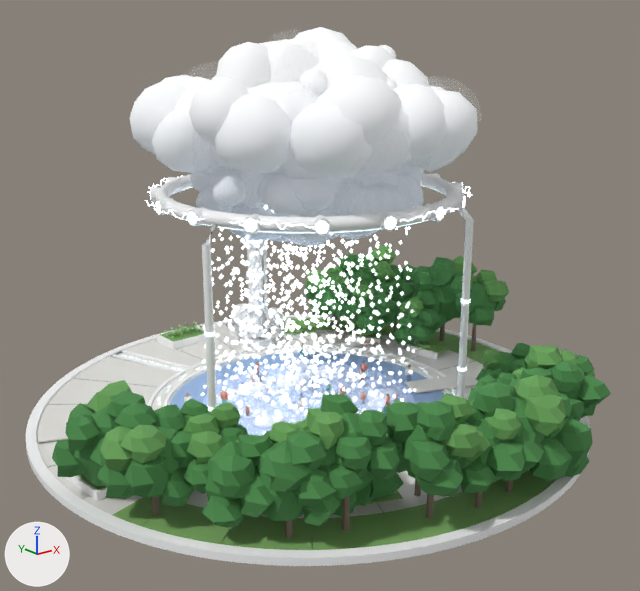
The Blender file asset/models/q05c-snow-cloud-2127/q05c-snow-cloud-2127.blend, before and after one commit.
One viewpoint serves both versions: a 50 mm camera at (-45.0, -57.8, 33.4) aimed at (0.0, -1.5, 10.9). Lighting does not change. The marker at lower left points along +X, +Y and +Z. The picture after the commit comes second.

The first picture shows 'q05c_cloud', 'q05c_crown', 'q05c_crown_l', 'q05c_fog', 'q05c_frost', 'q05c_haze', 'q05c_lawn', 'q05c_pipe', 'q05c_plinth', 'q05c_snow_a', 'q05c_snow_b', 'q05c_snow_c' and 18 more.
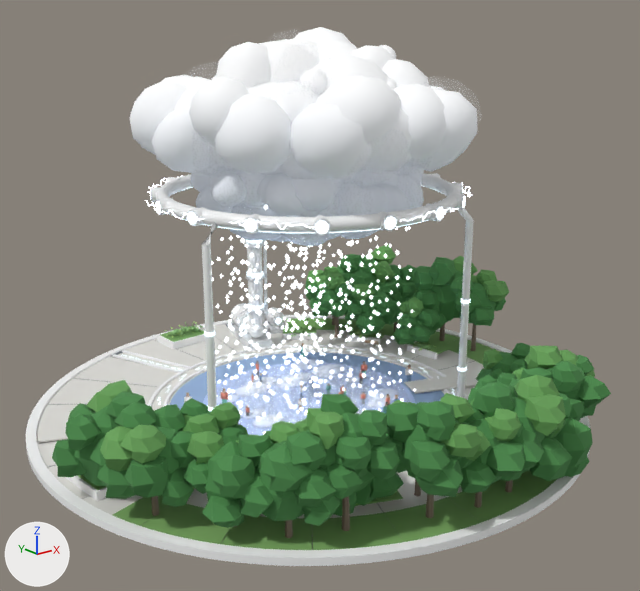
Changed parts and their boxes [x1, y1, x2, y2] in the pictures (640 x 591 px):
'q05c_snow_a', reshaped (13% narrower)
    before: [201, 205, 412, 435]
    after: [218, 205, 402, 435]
'q05c_snow_b', reshaped (10% narrower)
    before: [203, 226, 416, 423]
    after: [224, 226, 416, 423]
part 1 of me_q05c_snow_a, deleted
    before: [201, 210, 412, 406]
part 2 of me_q05c_snow_b, deleted
    before: [203, 234, 411, 421]
part 3 of me_q05c_snow_c, deleted
    before: [217, 228, 407, 413]

The change, as a list of edits to the scene's bpy script:
```text
Change me_q05c_snow_a:
    used by ob_q05c_snow_a; parent = ob_q05c_snow_cloud; location = (0.0, 0.0, 0.0)
    remove me_q05c_snow_a.from_pydata(...)  # 3174 vertices, 4232 faces; spans x -8.5..9.4, y -9.0..9.2, z -3.3..20.2
    add me_q05c_snow_a.from_pydata(...)  # 1626 vertices, 2168 faces; spans x -8.5..8.8, y -8.0..8.9, z -3.3..20.1
    me_q05c_snow_a part 1: 258 loose pieces with 1548 vertices, spanning x -8.4..9.4, y -9.0..9.2, z -3.2..20.2, are deleted
Change me_q05c_snow_b:
    used by ob_q05c_snow_b; parent = ob_q05c_snow_cloud; location = (0.0, 0.0, 0.0)
    remove me_q05c_snow_b.from_pydata(...)  # 3276 vertices, 4368 faces; spans x -8.9..9.5, y -10.0..9.1, z -3.8..20.2
    add me_q05c_snow_b.from_pydata(...)  # 1668 vertices, 2224 faces; spans x -8.9..8.4, y -9.4..8.9, z -3.8..20.2
    me_q05c_snow_b part 2: 268 loose pieces with 1608 vertices, spanning x -8.6..9.5, y -10.0..9.1, z -3.8..20.1, are deleted
Change me_q05c_snow_c:
    used by ob_q05c_snow_c; parent = ob_q05c_snow_cloud; location = (0.0, 0.0, 0.0)
    remove me_q05c_snow_c.from_pydata(...)  # 3258 vertices, 4344 faces; spans x -9.3..9.4, y -8.9..9.7, z -4.5..20.1
    add me_q05c_snow_c.from_pydata(...)  # 1644 vertices, 2192 faces; spans x -9.3..9.3, y -8.5..9.7, z -4.5..20.1
    me_q05c_snow_c part 3: 269 loose pieces with 1614 vertices, spanning x -8.3..9.4, y -8.9..9.6, z -4.4..20.1, are deleted
```
